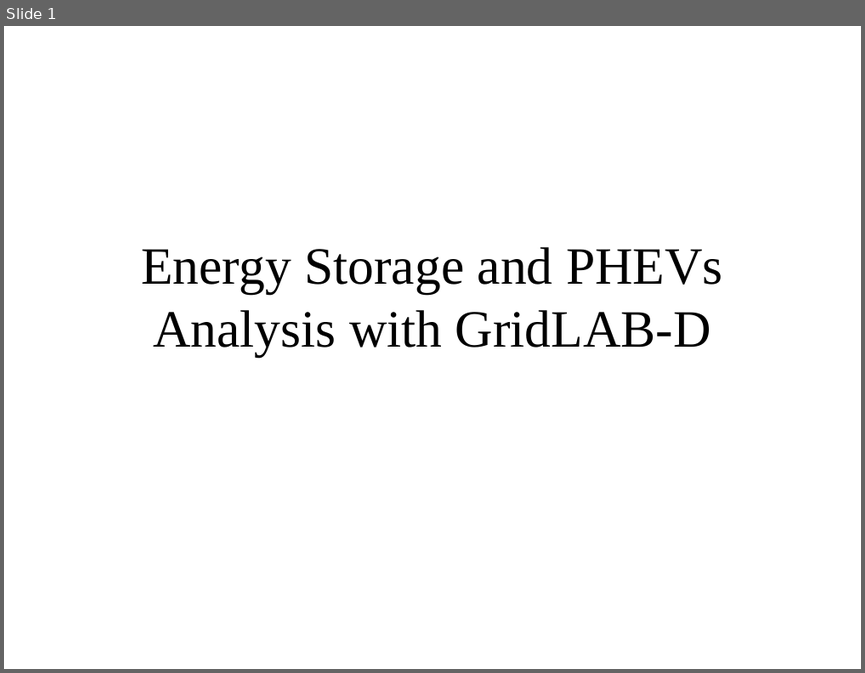
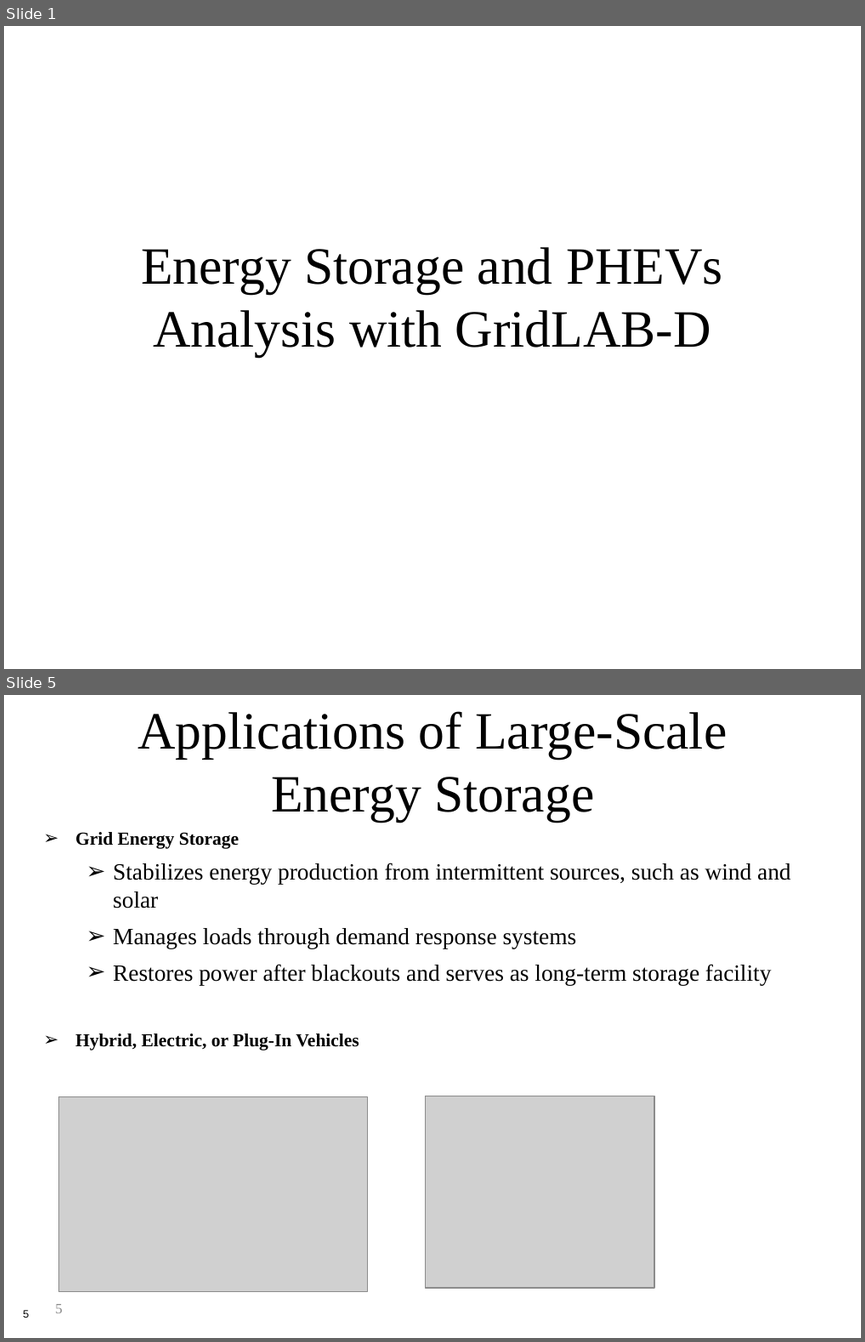
Before and after one commit to gridlab-d/course, a slide deck: Distribution_Analysis_Course/4.0 - Energy_Storage_and_PHEVs.ppt. Shown one above the other, each under a label of ours: slide 1 before the commit, slides 1 and 5 after it; the slides between them are not shown. The pictures are 865x673 and 865x1342 pixels, drawn with LibreOffice and Linux fonts; fonts in the diff are those of the drawing; grey boxes stand for pictures. Boxes give left, top, right and bottom in pixels: in the first picture for what was removed or moved away, otherwise in the second. Text is boxed around its words. In the diff, an @@ line names an element or a change of style, - is before the commit and + after.

```diff
--- a/Distribution_Analysis_Course/4.0 - Energy_Storage_and_PHEVs.ppt
+++ b/Distribution_Analysis_Course/4.0 - Energy_Storage_and_PHEVs.ppt
@@ slide 5 added at (x1=4, y1=695, x2=861, y2=1338), background #FFFFFF @@
@@ title added at (x1=138, y1=711, x2=726, y2=821), 44 pt, text #000000 @@
+Applications of Large-Scale Energy Storage
@@ text added at (x1=75, y1=832, x2=791, y2=1050), 19.6 pt, text #000000 @@
+➢ Grid Energy Storage
+  ➢ Stabilizes energy production from intermittent sources, such as wind and solar
+  ➢ Manages loads through demand response systems
+  ➢ Restores power after blackouts and serves as long-term storage facility
+➢ Hybrid, Electric, or Plug-In Vehicles
@@ picture added at (x1=59, y1=1096, x2=367, y2=1291) @@
@@ picture added at (x1=426, y1=1096, x2=654, y2=1288) @@
@@ page number added at (x1=55, y1=1304, x2=62, y2=1313), 12 pt, text #898989 @@
+5
@@ page number added at (x1=23, y1=1310, x2=29, y2=1317), 9 pt, text #000000 @@
+5
```
Also in this commit, not shown: 1 slide changed, 20 other slides added.
